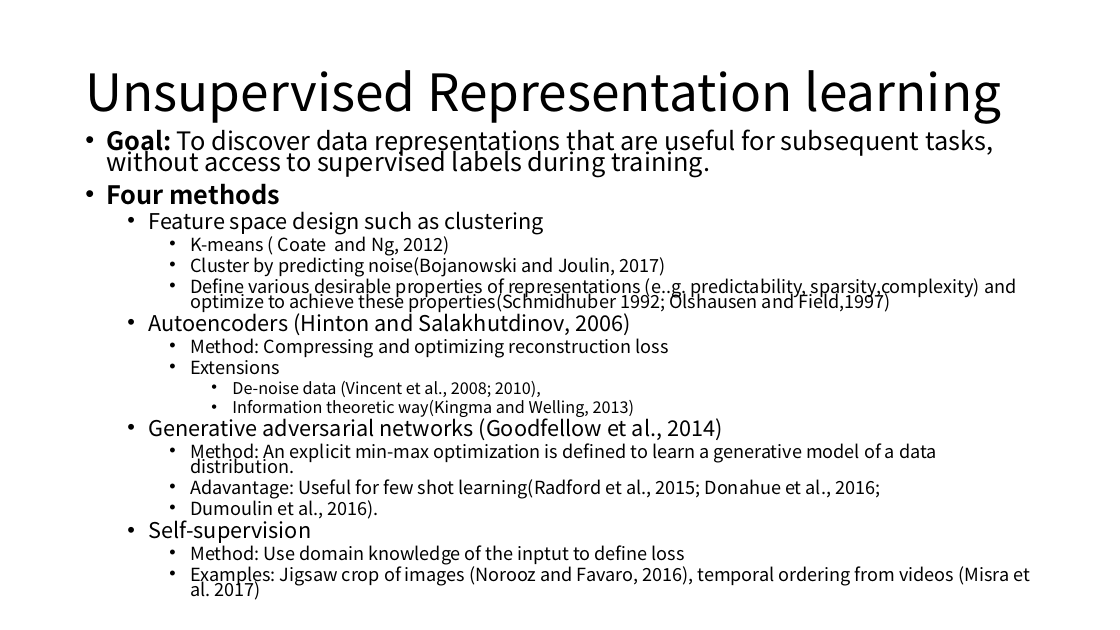
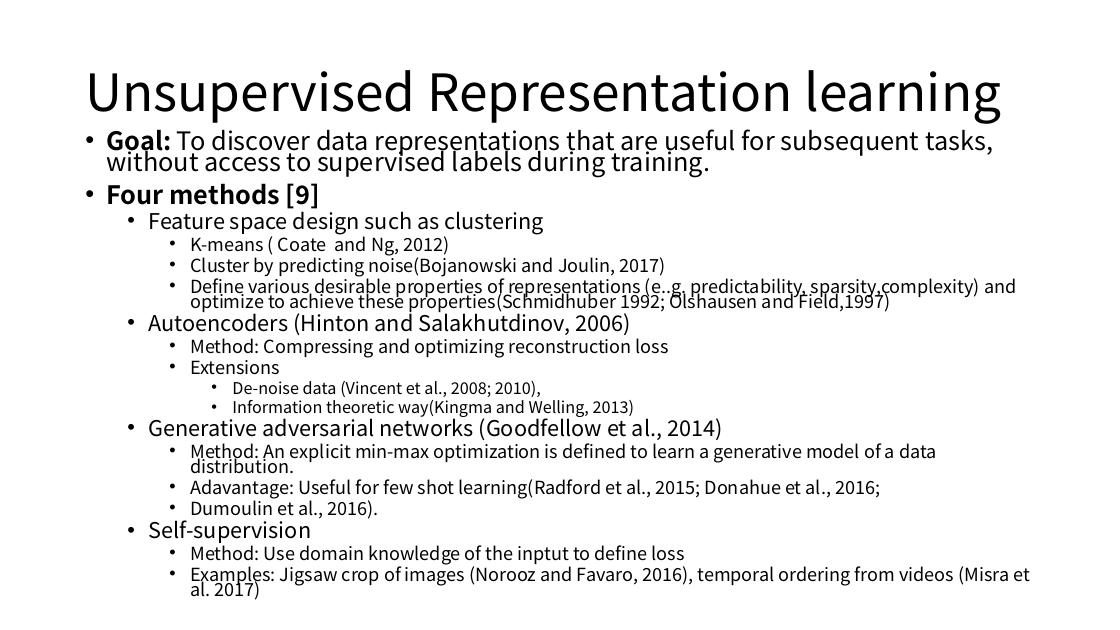
Before and after one commit to PKUAI26/Deep-Learning-Advanced-Topics, a slide deck: slide 2 of slides/topic1/zgx.pptx. Drawn at 1120x630 pixels with LibreOffice and Linux fonts; fonts in the diff are those of the drawing. Boxes give left, top, right and bottom in pixels: in the first picture for what was removed or moved away, otherwise in the second. Text is boxed around its words. In the diff, an @@ line names an element or a change of style, - is before the commit and + after.

```diff
--- a/slides/topic1/zgx.pptx
+++ b/slides/topic1/zgx.pptx
@@ text at box(106, 183, 320, 209): text changed @@
-• Four methods
+• Four methods [9]
```
Also in this commit, not shown: 1 other slide changed, 1 other file.
